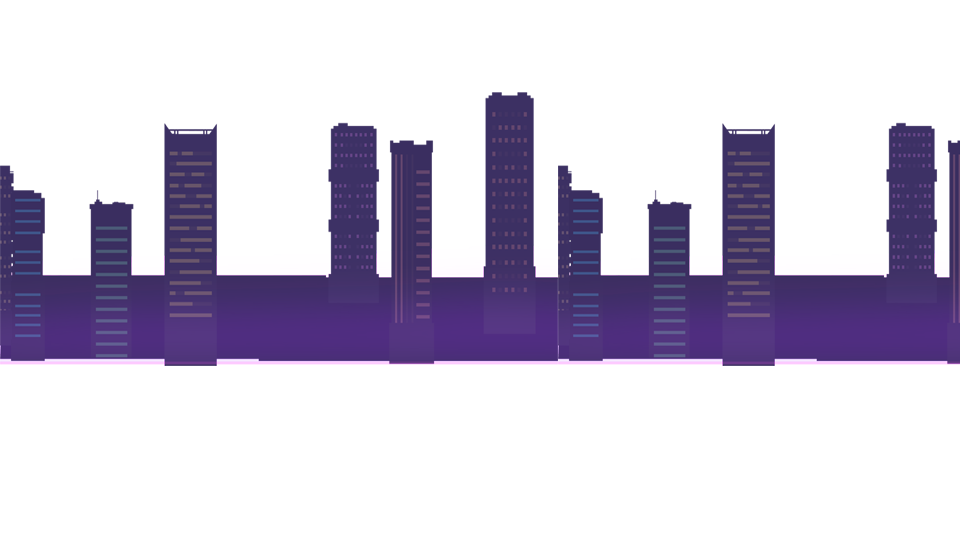
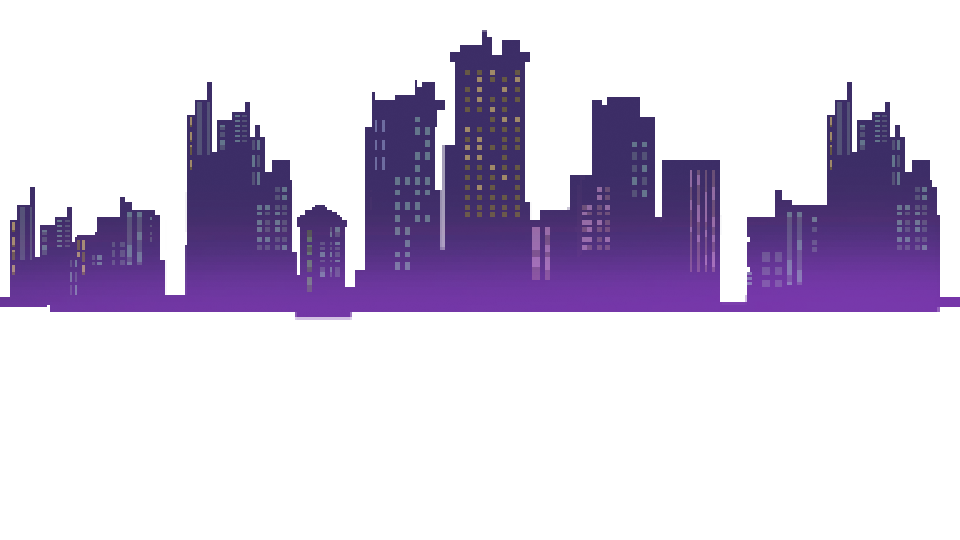
Layered file, before and after one edit (960 x 540). Changes by layer:
renamed "图层 1" to "图层 3", painted on it over (0, 30, 960, 320)
removed layer "已插入图像" (1st of 2) over (558, 122, 960, 366)
removed layer "已插入图像" (2nd of 2) over (0, 92, 558, 366)
